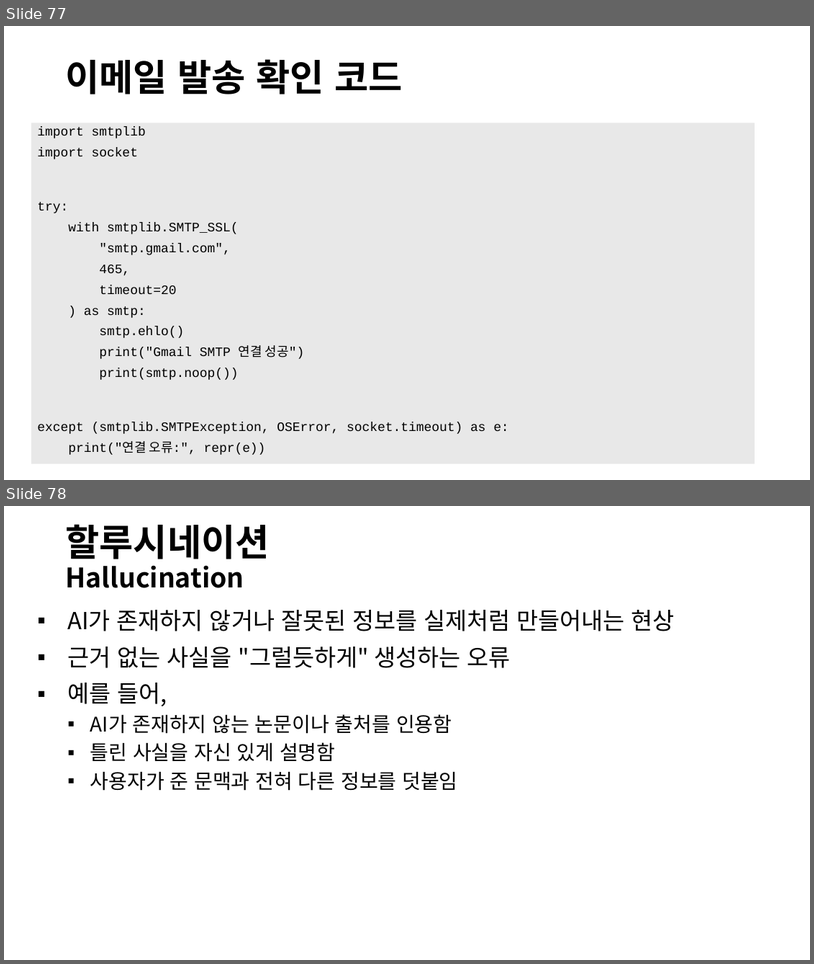
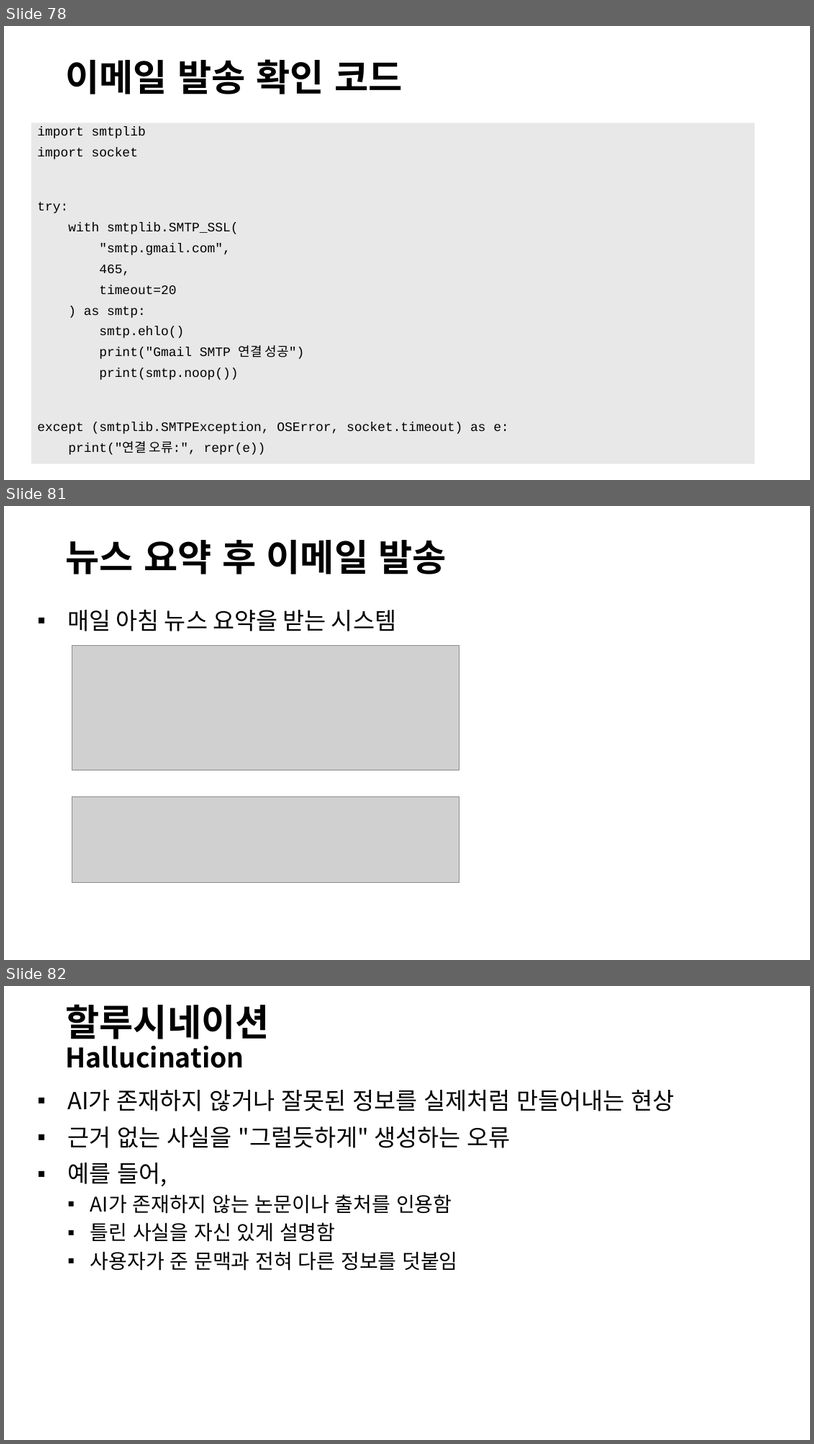
Before and after one commit to denverkim/snw, a slide deck: DAY3_생성형 AI 실무활용.pptx. Shown one above the other, each under a label of ours: slides 77 and 78 before the commit, slides 78, 81 and 82 after it; the slides between them are not shown. The pictures are 814x964 and 814x1444 pixels, drawn with LibreOffice and Linux fonts; fonts in the diff are those of the drawing; grey boxes stand for pictures. Boxes give left, top, right and bottom in pixels: in the first picture for what was removed or moved away, otherwise in the second. Text is boxed around its words. In the diff, an @@ line names an element or a change of style, - is before the commit and + after.

```diff
--- a/DAY3_생성형 AI 실무활용.pptx
+++ b/DAY3_생성형 AI 실무활용.pptx
@@ slide 81 added at box(4, 506, 810, 960), background #FFFFFF @@
@@ title added at box(65, 540, 447, 574), 44 pt, text #000000, bold @@
+뉴스 요약 후 이메일 발송
@@ text added at box(67, 610, 396, 631), 28 pt, text #000000 @@
+▪ 매일 아침 뉴스 요약을 받는 시스템
@@ picture added at box(72, 645, 459, 770) @@
@@ picture added at box(72, 796, 459, 882) @@
@@ what was slide 77 is now slide 78 @@
@@ what was slide 78 is now slide 82 @@
```
Also in this commit, not shown: 4 slides changed, 3 other slides added, 1 other file.
